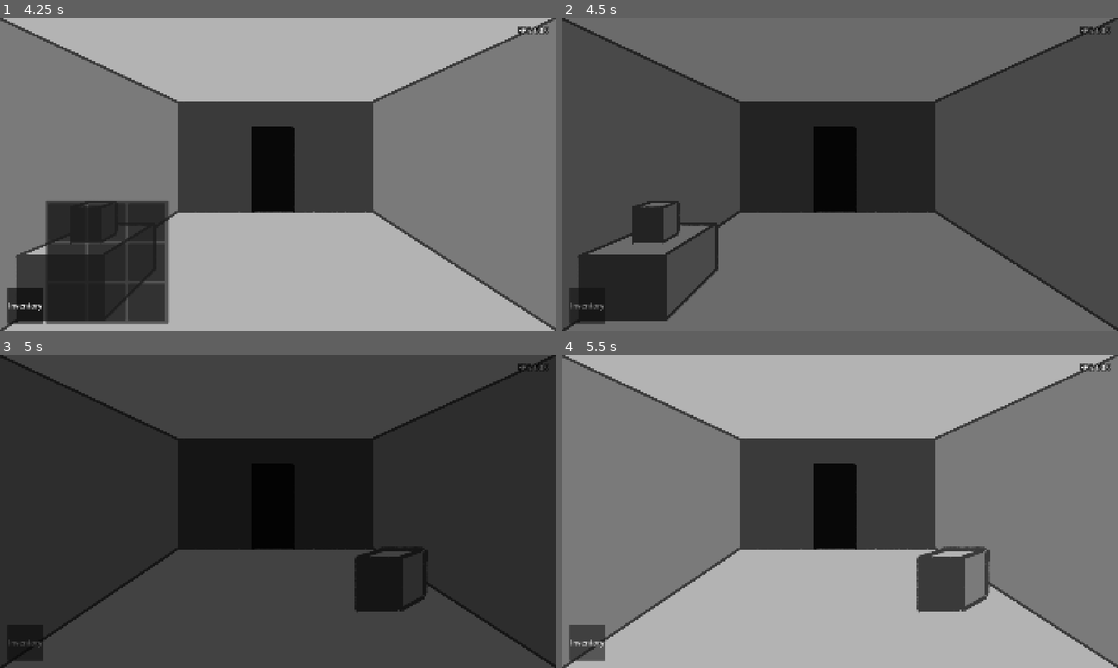
Above: before the commit, frames 1-4 (two rows, left to right).
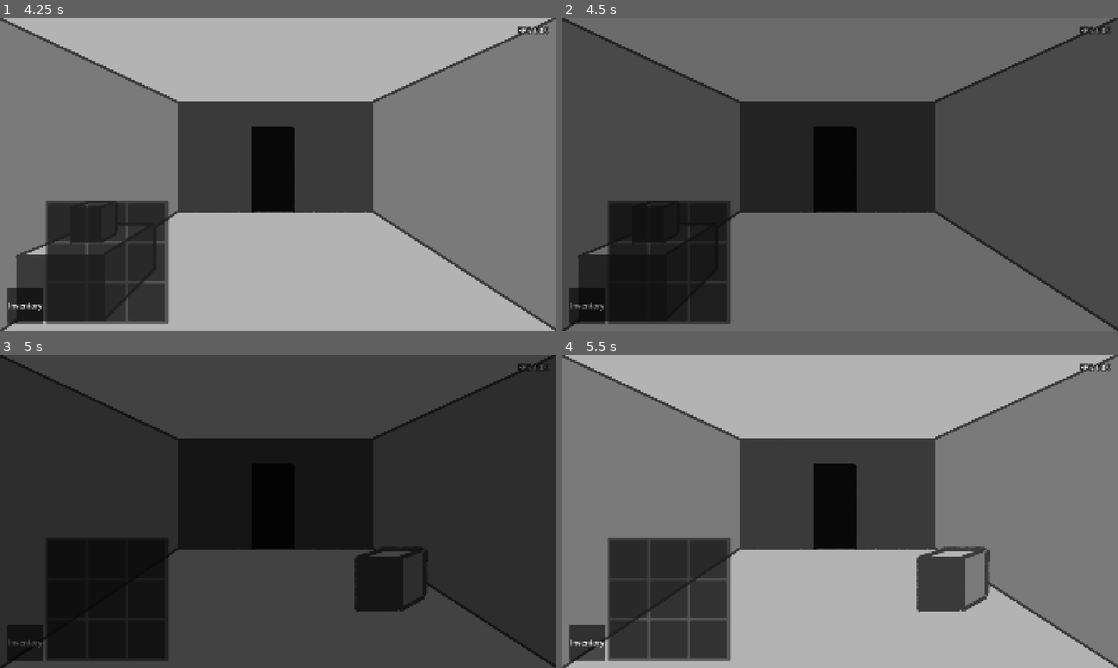
Above: after the commit, the same moments.

Repository: AEther-Frisko/point-n-click-game
Game: Godot game, scene res://shared/scenes/main.tscn
Two runs of this game, one before a commit and one after it. Both use one fixed random seed, a clock stepped at 60 frames per second and the inputs below. The engine's default icon, where the game draws it, is replaced by a stand-in: a white triangle on a blue panel in a dark square.
Inputs (mouse positions are in pixels of both pictures, inside the frame that each line leads up to):
- Up to frame 1 (4.25 s): click "Inventory" at 0.5 s; click "Inventory" at 1.25 s; click "Inventory" at 2 s; tap Enter at 2.75 s; move the mouse to (83, 271) at 2.77 s; press the mouse at (83, 271) at 2.78 s; tap Space at 3.5 s; move the mouse to (94, 221) at 3.52 s; release the mouse at (94, 221) at 3.53 s; click (94, 221) at 3.6 s
- Up to frame 2 (4.5 s): tap Enter at 4.25 s; move the mouse to (834, 168) at 4.27 s; press the mouse at (834, 168) at 4.28 s
- Up to frame 3 (5 s): no input
- Up to frame 4 (5.5 s): move the mouse to (951, 580) at 5.02 s; release the mouse at (951, 580) at 5.03 s; click (951, 580) at 5.1 s

Frame 1 is identical in both runs. In frame 2, 5.2% of the frame differs, in the area x 8-31%, y 58-98%; in frame 3, 7.9%; in frame 4, 8.8%, in the area x 7-31%, y 58-98%.

Commit message:
split room loading into a new scene manager script

Diff:
--- a/shared/scenes/main.tscn
+++ b/shared/scenes/main.tscn
@@ -3,6 +3,7 @@
 [ext_resource type="Script" uid="uid://c3w4jva14www2" path="res://systems/ui/gui.gd" id="1_1nha7"]
 [ext_resource type="Script" uid="uid://bbsi6eaaa5bob" path="res://systems/interaction/interaction_manager.gd" id="1_n4xtn"]
 [ext_resource type="PackedScene" uid="uid://2lb4kqnd5vrx" path="res://systems/inventory/inventory.tscn" id="3_n4xtn"]
+[ext_resource type="Script" uid="uid://iow2kyt02g0p" path="res://shared/scripts/scene_manager.gd" id="4_m4i1k"]
 
 [node name="Main" type="Node" unique_id=1543907092]
 
@@ -65,3 +66,4 @@
 
 [node name="World" type="Node2D" parent="." unique_id=931716194]
 unique_name_in_owner = true
+script = ExtResource("4_m4i1k")
--- /dev/null
+++ b/shared/scripts/scene_manager.gd
@@ -0,0 +1,29 @@
+extends Node2D
+
+## Currently loaded room scene.
+var current_room : Node2D
+
+## Emitted once a new room has been loaded into the scene.
+signal room_loaded()
+
+func _ready() -> void:
+	load_room("room")
+
+## Unloads the [member current_room] from the [SceneTree].
+func unload_room() -> void:
+	if is_instance_valid(current_room):
+		current_room.queue_free()
+	current_room = null
+
+## Loads a new room [PackedScene] according to the specified destination [String].
+func load_room(destination: String) -> void:
+	unload_room()
+	var room_path := "res://entities/rooms/%s.tscn" % destination
+	var new_room = load(room_path)
+	if new_room:
+		current_room = new_room.instantiate()
+		current_room.ready.connect(_on_room_loaded)
+		add_child(current_room)
+
+func _on_room_loaded() -> void:
+	room_loaded.emit()
--- a/systems/interaction/interaction_manager.gd
+++ b/systems/interaction/interaction_manager.gd
@@ -14,13 +14,11 @@
 ## The parent of all elements in the world ([Node2D]).
 @onready var world := %World
 
-## Currently loaded room scene.
-var current_room : Node2D
-
 ## All [Interactable]s currently being hovered over by the mouse.
 var hovered_area_list : Array[Node]
 
-var holding_item := false
+## Currently held [Item].
+var held_item: Item = null
 
 ## Cursor [Texture] to load depending on the context.
 @export var cursors := {
@@ -32,10 +30,11 @@
 }
 
 func _ready() -> void:
-	load_room("room")
 	get_tree().current_scene.ready.connect(_on_scene_ready)
+	world.room_loaded.connect(_on_scene_ready)
 
 func _on_scene_ready() -> void:
+	reset_interactables()
 	update_interactables()
 
 ## Ensures any new [Interactable]s are added to [member interactable_list],
@@ -76,10 +75,16 @@
 func remove_hovered_area(area: Node) -> void:
 	hovered_area_list.erase(area)
 	if hovered_area_list.is_empty():
-		if not holding_item:
+		if not held_item:
 			set_cursor("Default")
 		return
 	set_cursor_by_type(hovered_area_list.back())
+
+## Clears tracked [member interactable_list] and [member hovered_area_list].
+func reset_interactables() -> void:
+	interactable_list.clear()
+	hovered_area_list.clear()
+	set_cursor("Default")
 
 ## Sets the mouse cursor to a specified [member cursors].
 func set_cursor(new_cursor: String) -> void:
@@ -88,7 +93,7 @@
 ## Sets the mouse cursor based on the speciied [Node]'s type/group.
 # TODO: Improve this? unsure about it still.
 func set_cursor_by_type(area: Node) -> void:
-	if holding_item:
+	if held_item:
 		set_cursor("Item")
 	elif area is Button or area is Item:
 		set_cursor("Use")
@@ -102,35 +107,9 @@
 	else:
 		set_cursor("Default")
 
-## Clears tracked [member interactable_list] and [member hovered_area_list].
-func reset_interactables() -> void:
-	interactable_list.clear()
-	hovered_area_list.clear()
-	set_cursor("Default")
-
-# might move the room loading/unloading into a separate manager later
-# since it's not directly interaction-related
-## Unloads the [member current_room] from the [SceneTree].
-func unload_room() -> void:
-	if holding_item:
-		gui.drop_item()
-		holding_item = false
-	if is_instance_valid(current_room):
-		current_room.queue_free()
-	reset_interactables()
-	if gui.inventory:
-		gui.inventory.toggle_inventory(false)
-	current_room = null
-
-## Loads a new room [PackedScene] according to the specified destination [String].
-func load_room(destination: String) -> void:
-	unload_room()
-	var room_path := "res://entities/rooms/%s.tscn" % destination
-	var new_room = load(room_path)
-	if new_room:
-		current_room = new_room.instantiate()
-		current_room.ready.connect(_on_scene_ready)
-		world.add_child(current_room)
+func drop_held_item() -> void:
+	gui.drop_item(held_item)
+	held_item = null
 
 func _on_hover_started(area: Node) -> void:
 	add_hovered_area(area)
@@ -145,20 +124,19 @@
 func _unhandled_input(event: InputEvent) -> void:
 	if not event.is_action_pressed("click"):
 		return
-	if holding_item:
-		gui.drop_item()
-		holding_item = false
+	if held_item:
+		gui.drop_item(held_item)
+		held_item = null
 		set_cursor("Default")
 
 ## If the [Prop] has an item, that item is picked up. Otherwise,
 ## the [Item]'s description is displayed.
 func _on_prop_clicked(input, prop: Prop = null) -> void:
-	if holding_item:
+	if held_item:
 		# temp for testing
-		gui.display_text("Put item into this thing, I guess?", 3.0)
-		prop.prop_data.held_item = gui.held_item.item_data
-		gui.use_held_item()
-		holding_item = false
+		gui.display_text("Using " + str(held_item.item_data.item_name) + " on this??", 3.0)
+		gui.use_item(held_item)
+		held_item = null
 		set_cursor_by_type(hovered_area_list.back())
 		update_interactables()
 		return
@@ -178,27 +156,25 @@
 
 ## Initiates a room transition according to the clicked [Door]'s destination.
 func _on_door_clicked(destination: String) -> void:
-	if holding_item:
+	if held_item:
 		# temp for testing
 		gui.display_text("This item doesn't work on this door...")
-		gui.drop_item()
-		holding_item = false
+		drop_held_item()
 		set_cursor_by_type(hovered_area_list.back())
 		return
 
 	gui.transition_screen()
 	await gui.verify_tweened_node(gui.screen_fade)
-	load_room(destination)
+	world.load_room(destination)
 
 func _on_item_clicked(item: Item) -> void:
-	if holding_item:
+	if held_item:
 		# temp for testing
 		gui.display_text("These items can't combine...")
-		gui.drop_item()
-		holding_item = false
+		drop_held_item()
 		set_cursor_by_type(hovered_area_list.back())
 		return
 
-	gui.hold_item(item)
-	holding_item = true
+	held_item = item
+	gui.hold_item(held_item)
 	set_cursor("Item")
--- a/systems/inventory/inventory.gd
+++ b/systems/inventory/inventory.gd
@@ -33,9 +33,6 @@
 func _ready() -> void:
 	add_to_group("interactables")
 	toggle_inventory()
-
-	# makes sure inventory is at least the size of [member base_slot_num], but
-	# still includes all items
 	update_inventory()
 
 	inventory_display.mouse_entered.connect(_on_mouse_entered.bind(inventory_display))
@@ -44,7 +41,7 @@
 	button.mouse_exited.connect(_on_mouse_exited.bind(button))
 
 ## Adds a new [ItemSlot] to the inventory.
-func add_slot(item: ItemData = null) -> void:
+func add_slot(item_data: ItemData = null) -> void:
 	var slot_instance = item_slot.instantiate()
 	slot_list.append(slot_instance)
 	inventory_grid.add_child(slot_instance)
@@ -52,8 +49,8 @@
 	slot_instance.mouse_entered.connect(_on_mouse_entered.bind(slot_instance))
 	slot_instance.mouse_exited.connect(_on_mouse_exited.bind(slot_instance))
 
-	if item:
-		slot_instance.item_data = item
+	if item_data:
+		slot_instance.item_data = item_data
 
 ## Removes an [ItemSlot] from the inventory.
 func remove_slot(slot: ItemSlot) -> void:
@@ -67,13 +64,13 @@
 	slot_list.clear()
 
 ## Adds a new [ItemData] to the [member item_list], and updates the inventory to match.
-func add_item(item: ItemData) -> void:
-	item_list.append(item)
+func add_item_data(item_data: ItemData) -> void:
+	item_list.append(item_data)
 	update_inventory()
 
 ## Removes an [ItemData] from the [member item_list] and updates the inventory to match.
-func remove_item(item: ItemData) -> void:
-	item_list.erase(item)
+func remove_item_data(item_data: ItemData) -> void:
+	item_list.erase(item_data)
 	update_inventory()
 
 ## Re-draws [ItemSlot]s to ensure all [ItemData] is correct.
--- a/systems/ui/gui.gd
+++ b/systems/ui/gui.gd
@@ -21,8 +21,6 @@
 ## Current active fade tween.
 var fade_tween: Tween = null
 
-## Currently held [Item].
-var held_item: Item = null
 ## Visible preview of an [Item].
 var held_item_preview: TextureRect = null
 
@@ -45,22 +43,8 @@
 
 func _process(_delta: float) -> void:
 	fps_display.text = "FPS: " + str(Engine.get_frames_per_second())
-	if held_item:
+	if held_item_preview:
 		held_item_preview.position = get_viewport().get_mouse_position() + Vector2(20,20)
-
-## Uses the modulate property on a [CanvasItem] to tween between its current colour
-## and the specified [param fade_color] (i.e. [constant Color.TRANSPARENT] makes the node fade out
-## until it is invisible).
-func fade_node(node: CanvasItem, fade_color: Color, fade_duration: float) -> void:
-	if fade_tween:
-		fade_tween.kill()
-	fade_tween = get_tree().create_tween()
-	fade_tween.finished.connect(_on_tween_finished.bind(node))
-	fade_tween.tween_property(node, "modulate", fade_color, fade_duration)
-
-## Indicates when a specified [CanvasItem] has finished its tween animation.
-func _on_tween_finished(node: CanvasItem) -> void:
-	tween_finished.emit(node)
 
 ## Displays input text to the screen. If a show_time is included,
 ## The text will automatically fade after that number of seconds.
@@ -77,10 +61,12 @@
 func hide_text() -> void:
 	fade_node(text_display, Color.TRANSPARENT, 0.5)
 
-## Fades screen to black, resets text display, then fades back
+## Fades screen to black, resets ui elements, then fades back
 func transition_screen() -> void:
 	fade_timer.stop()
+
 	text_display.modulate = Color.TRANSPARENT
+	toggle_inventory_panel(false)
 
 	screen_fade.visible = true
 	fade_node(screen_fade, Color.WHITE, 0.5)
@@ -90,6 +76,20 @@
 	fade_node(screen_fade, Color.TRANSPARENT, 0.5)
 	await tween_finished
 	screen_fade.visible = false
+
+## Uses the modulate property on a [CanvasItem] to tween between its current colour
+## and the specified [param fade_color] (i.e. [constant Color.TRANSPARENT] makes the node fade out
+## until it is invisible).
+func fade_node(node: CanvasItem, fade_color: Color, fade_duration: float) -> void:
+	if fade_tween:
+		fade_tween.kill()
+	fade_tween = get_tree().create_tween()
+	fade_tween.finished.connect(_on_tween_finished.bind(node))
+	fade_tween.tween_property(node, "modulate", fade_color, fade_duration)
+
+## Indicates when a specified [CanvasItem] has finished its tween animation.
+func _on_tween_finished(node: CanvasItem) -> void:
+	tween_finished.emit(node)
 
 ## Awaits tween completion until the right [member node] triggers it.
 func verify_tweened_node(node: CanvasItem) -> void:
@@ -107,45 +107,48 @@
 	await tween.finished
 	item.queue_free()
 
-func add_item(item: ItemData) -> void:
+## Adds an [Item] to the inventory, including associated visual effects.
+func add_item(item_data: ItemData) -> void:
 	# create an item preview that enters the player's inventory
-	var item_preview = TextureRect.new()
-	item_preview.mouse_filter = Control.MOUSE_FILTER_IGNORE
-	item_preview.position = get_viewport().get_mouse_position()
+	var item_preview = create_item_preview(item_data)
 	item_preview.modulate = Color(1,1,1,0.5) # semi-transparent
-	item_preview.texture = item.texture
-	item_preview.expand_mode = TextureRect.EXPAND_FIT_WIDTH_PROPORTIONAL
-	item_preview.size = Vector2(64,64)
-	self.add_child(item_preview)
 
 	#tween animation to make preview move into inventory and then disappear
 	await tween_item_to_inventory(item_preview)
 
-	inventory.add_item(item)
+	inventory.add_item_data(item_data)
 	item_added.emit()
 
+## Visual changes to show the player is holding an [Item].
 func hold_item(item: Item) -> void:
 	# create preview of item to follow the mouse
-	held_item = item
-	held_item_preview = TextureRect.new()
-	held_item_preview.mouse_filter = Control.MOUSE_FILTER_IGNORE
-	held_item_preview.position = get_viewport().get_mouse_position()
-	held_item_preview.texture = held_item.item_data.texture
-	held_item_preview.expand_mode = TextureRect.EXPAND_FIT_WIDTH_PROPORTIONAL
-	held_item_preview.size = Vector2(64,64)
-	self.add_child(held_item_preview)
+	held_item_preview = create_item_preview(item.item_data)
 
 	# hide item in inventory
-	inventory.hide_item(held_item)
+	inventory.hide_item(item)
 
-func drop_item() -> void:
-	if held_item:
-		await tween_item_to_inventory(held_item_preview)
-		inventory.show_item(held_item)
-		held_item = null
+## Visual changes to show the held [Item] has been dropped and returned to the inventory.
+func drop_item(item: Item) -> void:
+	await tween_item_to_inventory(held_item_preview)
+	inventory.show_item(item)
 
-func use_held_item() -> void:
-	if held_item:
-		inventory.remove_item(held_item.item_data)
-		held_item_preview.queue_free()
-		held_item = null
+## Removes the held [Item] from the inventory and the visual item preview.
+func use_item(item: Item) -> void:
+	inventory.remove_item_data(item.item_data)
+	held_item_preview.queue_free()
+
+## Creates an [Item] preview at the mouse cursor.
+func create_item_preview(item_data: ItemData) -> TextureRect:
+	var item_preview := TextureRect.new()
+	item_preview.mouse_filter = Control.MOUSE_FILTER_IGNORE
+	item_preview.position = get_viewport().get_mouse_position()
+	item_preview.texture = item_data.texture
+	item_preview.expand_mode = TextureRect.EXPAND_FIT_WIDTH_PROPORTIONAL
+	item_preview.size = Vector2(64,64)
+	self.add_child(item_preview)
+	return item_preview
+
+## Tells the inventory panel to toggle its visibility state.
+func toggle_inventory_panel(visibility: bool) -> void:
+	if inventory:
+		inventory.toggle_inventory(visibility)
Not shown, added: shared/scripts/scene_manager.gd.uid
